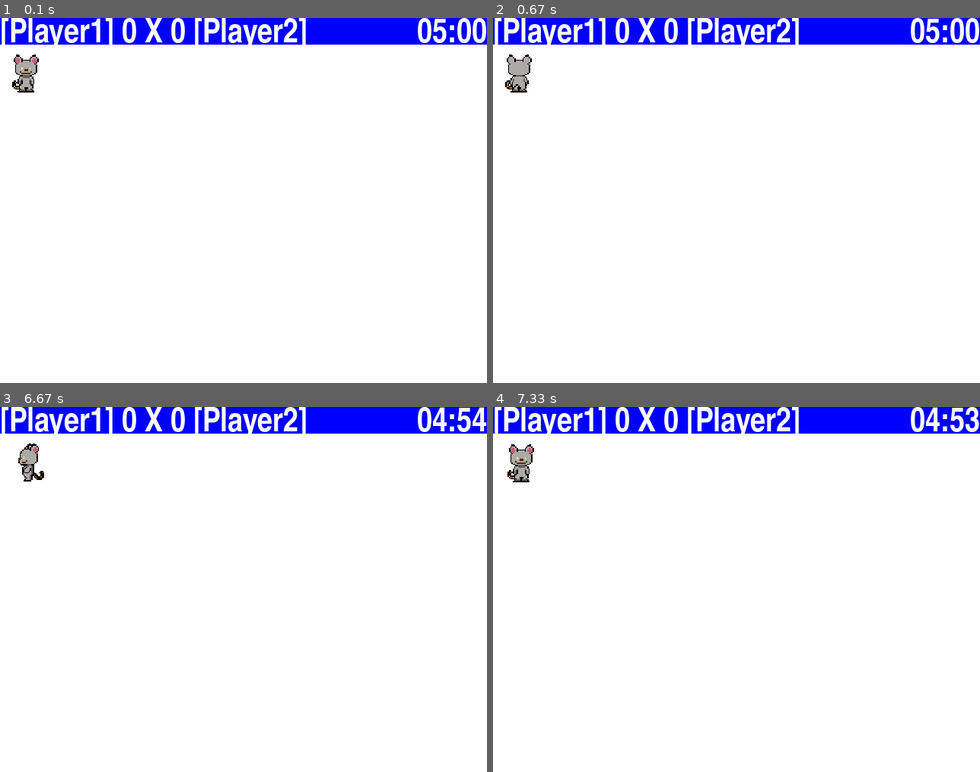
Above: before the commit, frames 1-4 (two rows, left to right).
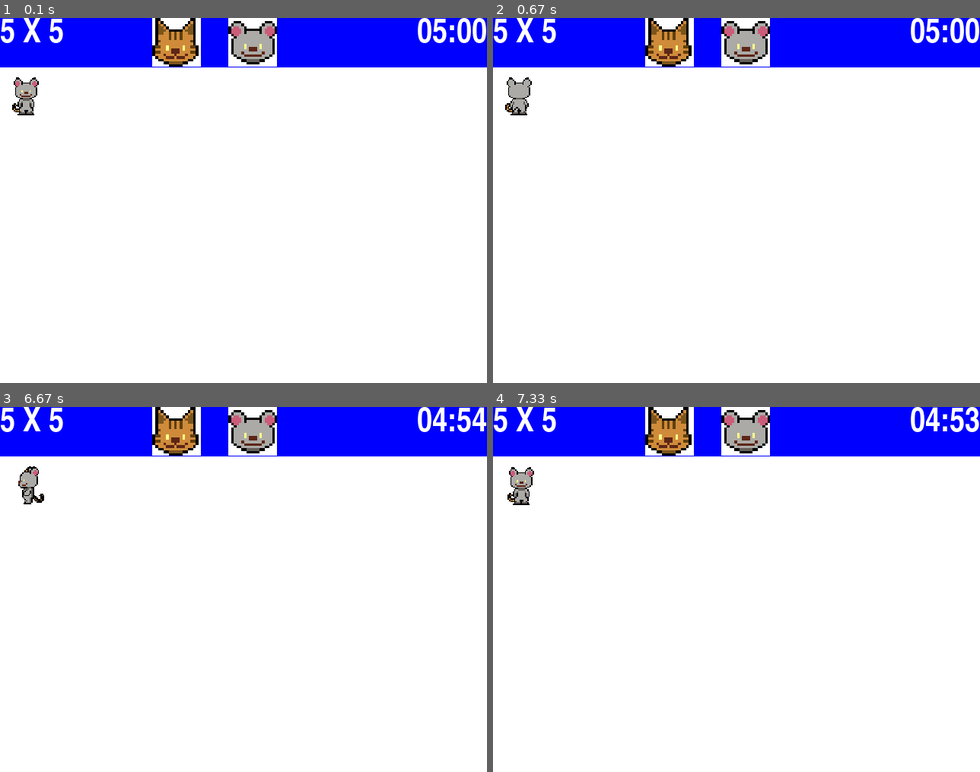
Above: after the commit, the same moments.

Repository: gomesfilipe/game-dev-bomberman-pygame
Game: pygame game, started from main.py
The game is run twice, just before and just after one commit, with the same random seed, the same clock (stepped at 60 frames per second) and the same inputs.
Inputs:
- Up to frame 1 (0.1 s): no input
- Up to frame 2 (0.67 s): tap W at 0.33 s
- Up to frame 3 (6.67 s): hold Right 0.67-1.13 s; hold D 0.67-1.13 s; hold Up 1.17-1.47 s; hold W 1.17-1.47 s; hold Right 1.5-1.97 s; hold D 1.5-1.97 s; hold Left 2-2.53 s; hold A 2-2.53 s; hold Down 2.57-2.87 s; hold S 2.57-2.87 s; hold Left 2.9-3.3 s; hold A 2.9-3.3 s; hold Up 3.33-3.7 s; hold W 3.33-3.7 s; hold Right 3.73-4.37 s; hold D 3.73-4.37 s; hold Down 4.4-4.77 s; hold S 4.4-4.77 s; hold Left 4.8-5.27 s; hold A 4.8-5.27 s; hold Right 5.3-5.77 s; hold D 5.3-5.77 s; hold Up 5.8-6.1 s; hold W 5.8-6.1 s; hold Right 6.13-6.6 s; hold D 6.13-6.6 s; hold Left from 6.63 s (still down); hold A from 6.63 s (still down)
- Up to frame 4 (7.33 s): release Left at 7.17 s; release A at 7.17 s; hold Down from 7.2 s (still down); hold S from 7.2 s (still down)

The runs differ from the first frame. In frame 1, 9.2% of the frame differs, in the area x 0-100%, y 0-27%; in frame 2, 9.2%; in frame 3, 9.1%; in frame 4, 9.2%.

Commit message:
feat: add face assets and lives to score display

Diff:
--- a/main.py
+++ b/main.py
@@ -15,44 +15,55 @@
   SPRITES_SIZE: Tuple[int, int] = (64, 64)
   DELTA_TIME: int = 1
   VELOCITY: float = 0.1
+  MAX_LIVES: int = 5
   GAME_DURATION: int = 300
 
+
+  player1_sprites = PlayerSprites(
+    join(PLAYER_1_TYPE.rotation_assets_path(), '3 Back.png'),
+    join(PLAYER_1_TYPE.rotation_assets_path(), '2 Left.png'),
+    join(PLAYER_1_TYPE.rotation_assets_path(), '1 Front.png'),
+    join(PLAYER_1_TYPE.rotation_assets_path(), '4 Right.png'),
+    join(PLAYER_1_TYPE.face_assets_path(), 'face.png'),
+    SPRITES_SIZE,
+  )
+
+  player2_sprites = PlayerSprites(
+    join(PLAYER_2_TYPE.rotation_assets_path(), '3 Back.png'),
+    join(PLAYER_2_TYPE.rotation_assets_path(), '2 Left.png'),
+    join(PLAYER_2_TYPE.rotation_assets_path(), '1 Front.png'),
+    join(PLAYER_2_TYPE.rotation_assets_path(), '4 Right.png'),
+    join(PLAYER_2_TYPE.face_assets_path(), 'face.png'),
+    SPRITES_SIZE,
+  )
+
   screen = pygame.display.set_mode((640, 480))
-
-  display = ScoreDisplay(screen, GAME_DURATION)
+  display = ScoreDisplay(screen, GAME_DURATION, MAX_LIVES, player1_sprites, player2_sprites)
   scene = MainScene(screen, display)
 
+
   player1 = PlayerGameObject(
-    PlayerSprites(
-      join(PLAYER_1_TYPE.assets_path(), '3 Back.png'),
-      join(PLAYER_1_TYPE.assets_path(), '2 Left.png'),
-      join(PLAYER_1_TYPE.assets_path(), '1 Front.png'),
-      join(PLAYER_1_TYPE.assets_path(), '4 Right.png'),
-      SPRITES_SIZE,
-    ),
+    player1_sprites,
     scene,
     DELTA_TIME,
     VELOCITY,
     PlayerCommands(pygame.K_UP, pygame.K_LEFT, pygame.K_DOWN, pygame.K_RIGHT),
     PLAYER_1_TYPE,
+    MAX_LIVES,
     layers = []
   )
 
   player2 = PlayerGameObject(
-    PlayerSprites(
-      join(PLAYER_2_TYPE.assets_path(), '3 Back.png'),
-      join(PLAYER_2_TYPE.assets_path(), '2 Left.png'),
-      join(PLAYER_2_TYPE.assets_path(), '1 Front.png'),
-      join(PLAYER_2_TYPE.assets_path(), '4 Right.png'),
-      SPRITES_SIZE,
-    ),
+    player2_sprites,
     scene,
     DELTA_TIME,
     VELOCITY,
     PlayerCommands(pygame.K_w, pygame.K_a, pygame.K_s, pygame.K_d),
     PLAYER_2_TYPE,
+    MAX_LIVES,
     layers = []
   )
+
 
   game_objects = [player1, player2]
   # observers = [display]
--- a/src/displays/score_display.py
+++ b/src/displays/score_display.py
@@ -3,19 +3,33 @@
 import pygame
 import time
 from src.enums.event_enum import EventEnum
-from src.game_objects.player_game_object import PlayerGameObject
 from src.utils.utils import format_seconds_to_min_sec
+from src.sprites.player_sprites import PlayerSprites
 
 class ScoreDisplay(Display):
-  def __init__(self, screen: pygame.Surface, duration: int) -> None:
+  def __init__(
+    self,
+    screen: pygame.Surface,
+    duration: int,
+    max_lives: int,
+    player1_sprites: PlayerSprites,
+    player2_sprites: PlayerSprites,
+  ) -> None:
     super().__init__(screen)
 
     self._duration = duration
+    self._max_lives = max_lives
+    self._player1_sprites = player1_sprites
+    self._player2_sprites = player2_sprites
 
   def start(self) -> None:
     self._time_spent: int = 0
-    self._player1_score: int = 0
-    self._player2_score: int = 0
+    self._player1_lives = self._max_lives
+    self._player2_lives = self._max_lives
+
+    self._player1_sprites.initialize_sprites()
+    self._player2_sprites.initialize_sprites()
+
     self._font: pygame.font.Font = pygame.font.SysFont('impact', 40)
     self._start_time: int = int(time.time())
     self._remaining_time: int = self._duration
@@ -24,15 +38,20 @@
     self._time_spent = int(time.time() - self._start_time)
     self._remaining_time = max(self._duration - self._time_spent, 0)
 
-    score_image = self._font.render(f'[Player1] {self._player1_score} X {self._player2_score} [Player2]', True, (255, 255, 255))
+    player1_image = self._player1_sprites.face()
+    player2_image = self._player2_sprites.face()
+
+    score_image = self._font.render(f'{self._player1_lives} X {self._player2_lives}', True, (255, 255, 255))
     remaining_time_image = self._font.render(f'{format_seconds_to_min_sec(self._remaining_time)}', True, (255, 255, 255))
 
     pygame.draw.rect(self._screen, 'blue', (0, 0, self._screen.get_width(), self.height()))
+    self._screen.blit(player1_image, (200, 0))
+    self._screen.blit(player2_image, (300, 0))
     self._screen.blit(score_image, (0, 0))
     self._screen.blit(remaining_time_image, (self._screen.get_width() - remaining_time_image.get_width(), 0))
 
   def height(self) -> float:
-    return 35.0
+    return 65.0
 
   def handle_event(self, event: int) -> None:
     handlers = {
--- a/src/enums/player_type_enum.py
+++ b/src/enums/player_type_enum.py
@@ -9,7 +9,7 @@
   PIG = 'Pig'
   RABBIT = 'Rabbit'
 
-  def assets_path(self) -> str:
+  def base_dir(self) -> str:
     dirs = {
       PlayerTypeEnum.BEAR: 'BEAR',
       PlayerTypeEnum.CAT: 'CAT',
@@ -19,4 +19,10 @@
       PlayerTypeEnum.RABBIT: 'RABBIT',
     }
 
-    return join('assets', 'animals', dirs[self], 'rotation preview')
+    return join('assets', 'animals', dirs[self])
+
+  def rotation_assets_path(self) -> str:
+    return join(self.base_dir(), 'rotation preview')
+
+  def face_assets_path(self) -> str:
+    return join(self.base_dir(), 'face')
--- a/src/game_objects/player_game_object.py
+++ b/src/game_objects/player_game_object.py
@@ -18,12 +18,14 @@
       velocity: float,
       commands: PlayerCommands,
       type: PlayerTypeEnum,
+      lives: int,
       layers: List[str] = [],
     ) -> None:
     super().__init__(sprites, scene, commands, layers)
 
     self._delta_time = delta_time
     self._velocity = velocity
+    self._lives = lives
 
     self._key_handlers = self.__key_handlers()
 
--- a/src/sprites/player_sprites.py
+++ b/src/sprites/player_sprites.py
@@ -3,11 +3,12 @@
 import pygame
 
 class PlayerSprites(Sprites):
-  def __init__(self, up_path: str, left_path: str, down_path: str, right_path: str, size: Tuple[int, int]) -> None:
+  def __init__(self, up_path: str, left_path: str, down_path: str, right_path: str, face_path: str, size: Tuple[int, int]) -> None:
     self.__up_path = up_path
     self.__left_path = left_path
     self.__down_path = down_path
     self.__right_path = right_path
+    self.__face_path = face_path
     self.__size = size
 
   def initialize_sprites(self) -> None:
@@ -15,6 +16,7 @@
     self.__left = self._read_sprite(self.__left_path, self.__size)
     self.__down = self._read_sprite(self.__down_path, self.__size)
     self.__right = self._read_sprite(self.__right_path, self.__size)
+    self.__face = self._read_sprite(self.__face_path, self.__size)
 
   def up(self) -> pygame.Surface:
     return self.__up
@@ -27,3 +29,6 @@
 
   def right(self) -> pygame.Surface:
     return self.__right
+
+  def face(self) -> pygame.Surface:
+    return self.__face
